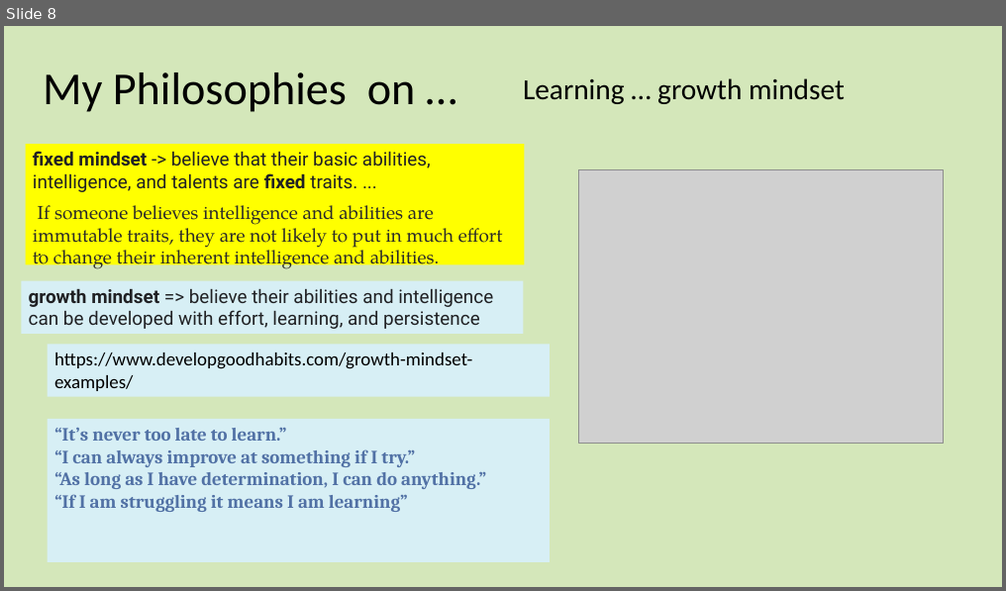
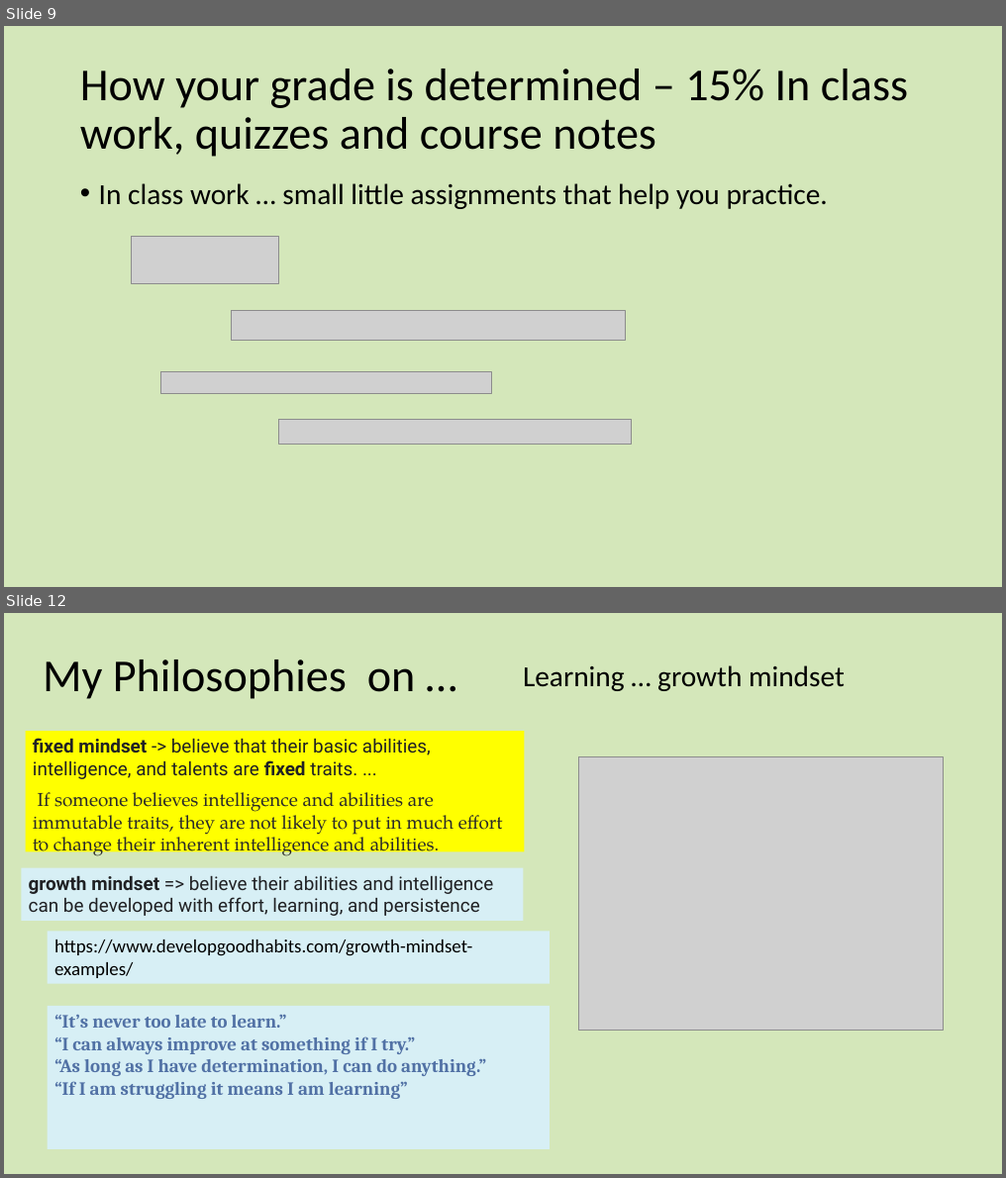
Before and after one commit to dlash02/CSC3510, a slide deck: CSC3510 S2021/Lectures/01IntroductionTo3510.pptx. Shown one above the other, each under a label of ours: slide 8 before the commit, slides 9 and 12 after it; the slides between them are not shown. The pictures are 1006x591 and 1006x1178 pixels, drawn with LibreOffice and Linux fonts; fonts in the diff are those of the drawing; grey boxes stand for pictures. Boxes give left, top, right and bottom in pixels: in the first picture for what was removed or moved away, otherwise in the second. Text is boxed around its words. In the diff, an @@ line names an element or a change of style, - is before the commit and + after.

```diff
--- a/CSC3510 S2021/Lectures/01IntroductionTo3510.pptx
+++ b/CSC3510 S2021/Lectures/01IntroductionTo3510.pptx
@@ slide 9 added at bbox=[4, 26, 1002, 587], background #D1E6B5 at 93% opacity @@
@@ title added at bbox=[80, 69, 908, 157], 44 pt, text #000000 @@
+How your grade is determined – 15% In class work, quizzes and course notes
@@ text added at bbox=[99, 183, 828, 209], 28 pt, text #000000 @@
+• In class work … small little assignments that help you practice.
@@ picture added at bbox=[132, 236, 279, 284] @@
@@ picture added at bbox=[231, 311, 626, 341] @@
@@ picture added at bbox=[160, 372, 491, 394] @@
@@ picture added at bbox=[279, 420, 632, 445] @@
@@ what was slide 8 is now slide 12 @@
```
Also in this commit, not shown: 1 slide changed, 4 other slides added, 1 slide removed, 4 other files.
